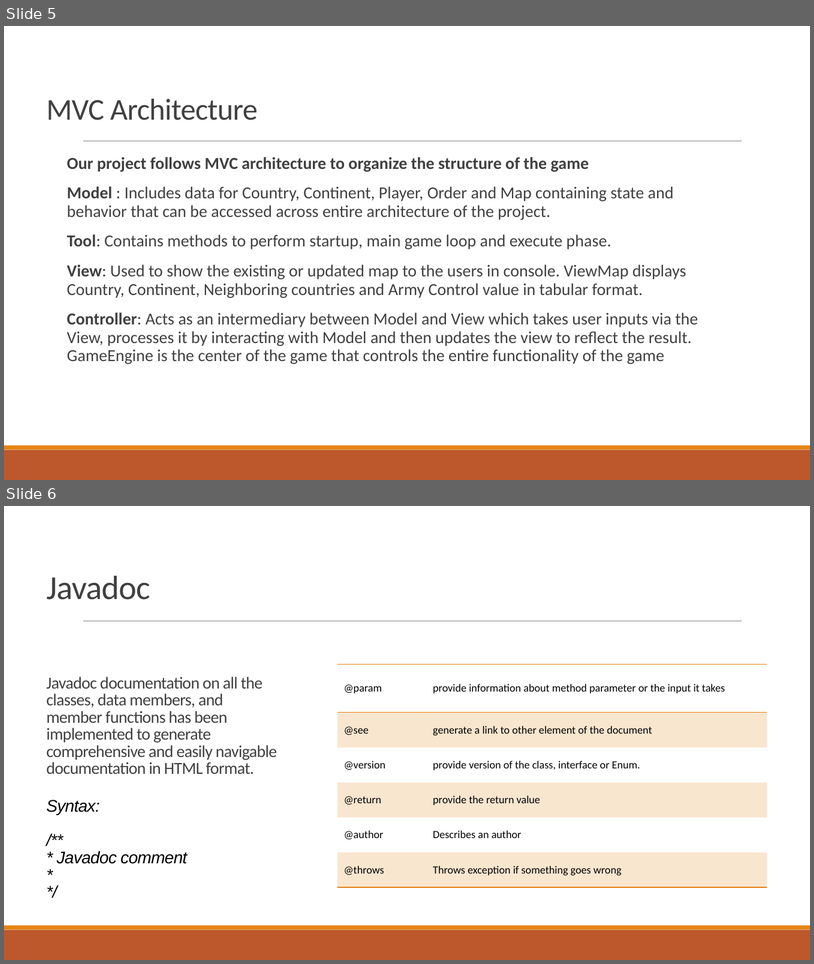
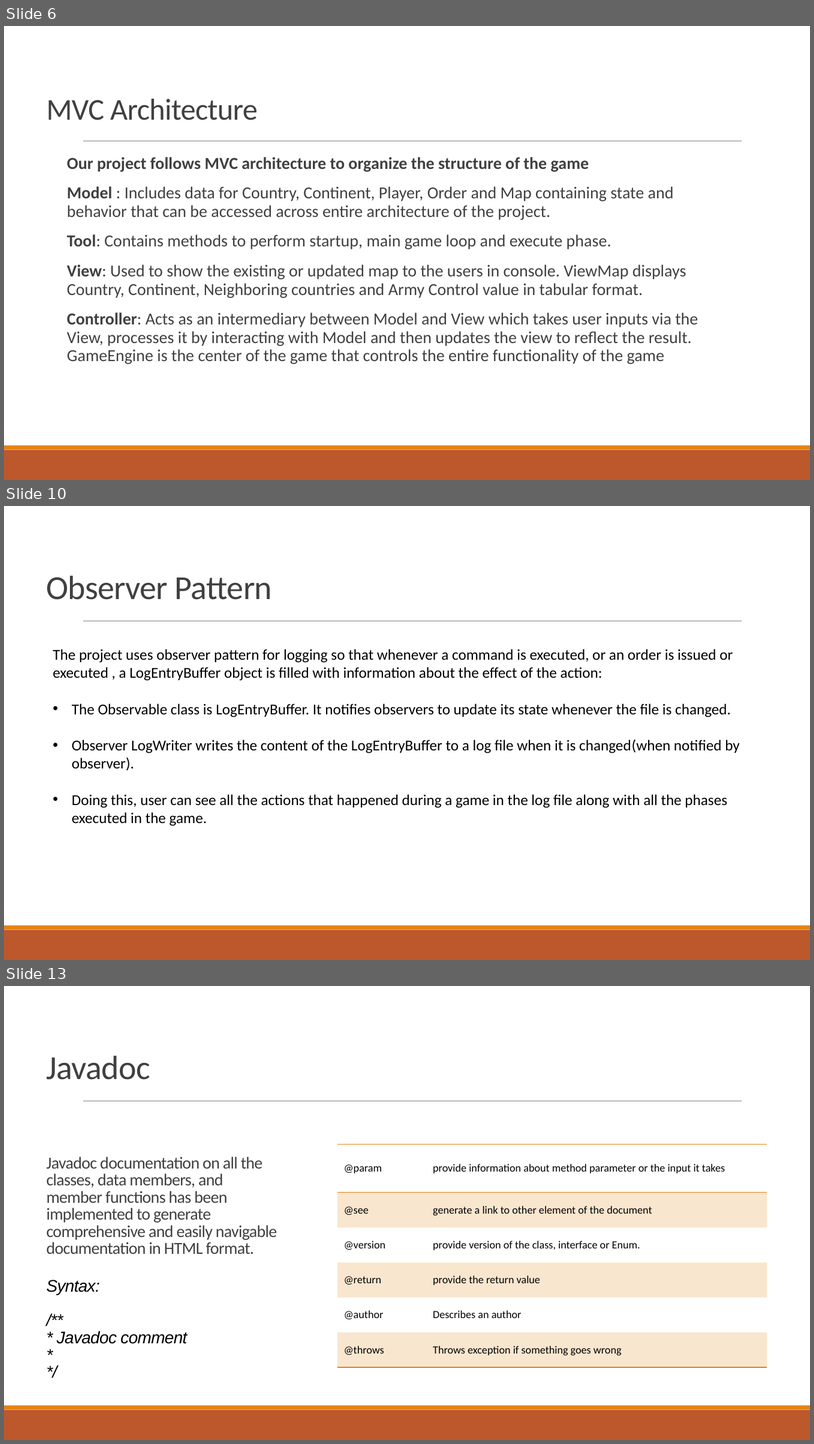
Before and after one commit to sannidhi470/Defenders, a slide deck: Presentation.pptx. Shown one above the other, each under a label of ours: slides 5 and 6 before the commit, slides 6, 10 and 13 after it; the slides between them are not shown. The pictures are 814x964 and 814x1444 pixels, drawn with LibreOffice and Linux fonts; fonts in the diff are those of the drawing. Boxes give left, top, right and bottom in pixels: in the first picture for what was removed or moved away, otherwise in the second. Text is boxed around its words. In the diff, an @@ line names an element or a change of style, - is before the commit and + after.

```diff
--- a/Presentation.pptx
+++ b/Presentation.pptx
@@ slide 10 added at (x1=4, y1=506, x2=810, y2=960), background #FFFFFF; not listed: 3 template elements that a slide beside it also shows @@
@@ title added at (x1=47, y1=576, x2=273, y2=600), 40 pt, text #404040 @@
+Observer Pattern
@@ text added at (x1=53, y1=649, x2=740, y2=826), 18 pt, text #000000 @@
+The project uses observer pattern for logging so that whenever a command is executed, or an order is issued or executed , a LogEntryBuffer object is filled with information about the effect of the action:
+• The Observable class is LogEntryBuffer. It notifies observers to update its state whenever the file is changed.
+• Observer LogWriter writes the content of the LogEntryBuffer to a log file when it is changed(when notified by observer).
+• Doing this, user can see all the actions that happened during a game in the log file along with all the phases executed in the game.
@@ what was slide 5 is now slide 6 @@
@@ what was slide 6 is now slide 13 @@
```
Also in this commit, not shown: 1 slide changed, 6 other slides added.
